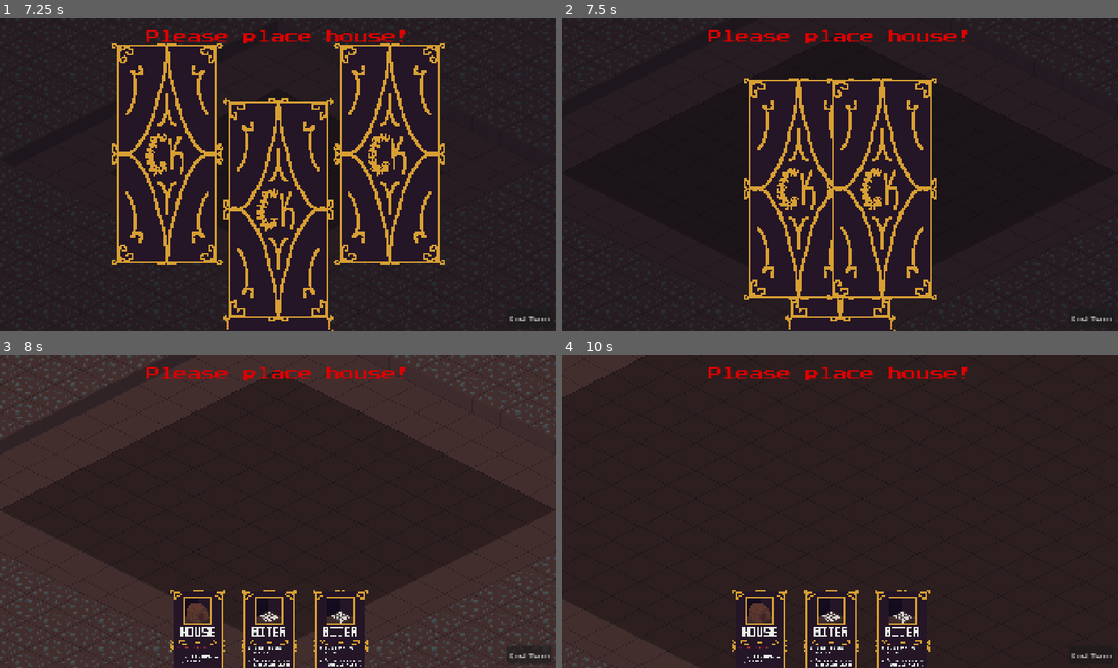
Above: before the commit, frames 1-4 (two rows, left to right).
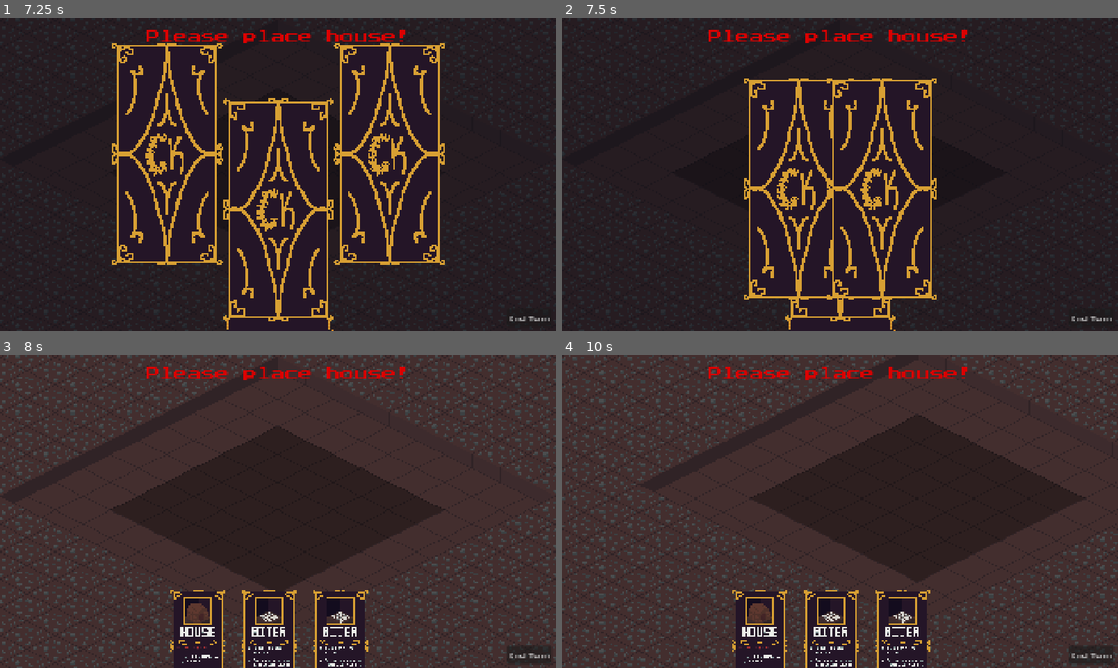
Above: after the commit, the same moments.

Repository: LogCheung/Critterking
Game: Godot game, scene res://World/Scenes/world.tscn
Two runs of this game, one before a commit and one after it. Both use one fixed random seed, a clock stepped at 60 frames per second and the inputs below.
Inputs (mouse positions are in pixels of both pictures, inside the frame that each line leads up to):
- Up to frame 1 (7.25 s): click (500, 58) at 0.5 s; click (272, 215) at 1.25 s; click "End Turn" at 2 s; click (133, 136) at 2.77 s; click (272, 215) at 3.5 s; click "End Turn" at 4.25 s; click (272, 215) at 5 s; click "End Turn" at 5.75 s; click (133, 136) at 6.52 s
- Up to frame 2 (7.5 s): tap Enter (ui_accept) at 7.25 s; move the mouse to (962, 158) at 7.27 s; hold Enter (ui_accept) from 7.28 s (still down); click (962, 158) at 7.42 s
- Up to frame 3 (8 s): keep holding Enter (ui_accept)
- Up to frame 4 (10 s): release Enter (ui_accept) at 8 s; click (762, 646) at 8.02 s; tap Enter (ui_accept) at 8.75, 9.02, 9.05, 9.32, 9.8 s; move the mouse to (728, 527) at 8.77 s; tap S (camera_move_down) at 8.85 s; click (728, 527) at 8.92 s; move the mouse to (895, 442) at 9.52 s; hold A (camera_move_left) from 9.53 s (still down); click (895, 442) at 9.67 s

Frame 1 is identical in both runs. In frame 2, 0.2% of the frame differs, in the area x 1-99%, y 48-79%; in frame 3, 2.5%; in frame 4, 10%, in the area x 0-100%, y 0-100%.

Commit message:
dont expand when u press space

Diff:
--- a/minibadkings/World/Scripts/world.gd
+++ b/minibadkings/World/Scripts/world.gd
@@ -235,8 +235,6 @@
 	if event.is_action_released("select"):
 		tile2 = tileWorld.ground.local_to_map(get_global_mouse_position())
 		mouse_clicked.emit()
-	if event.is_action_pressed("ui_accept"):
-		expand()
 
 func check_nights() -> void:
 	if Global.nights % 2 == 0:
